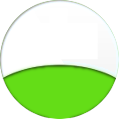
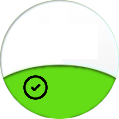
Before/after of a (119, 119) layered artwork. What changed in the layer stack:
added layer "circle-check-128.png" above "text_layer" over bbox(23, 75, 48, 100)
